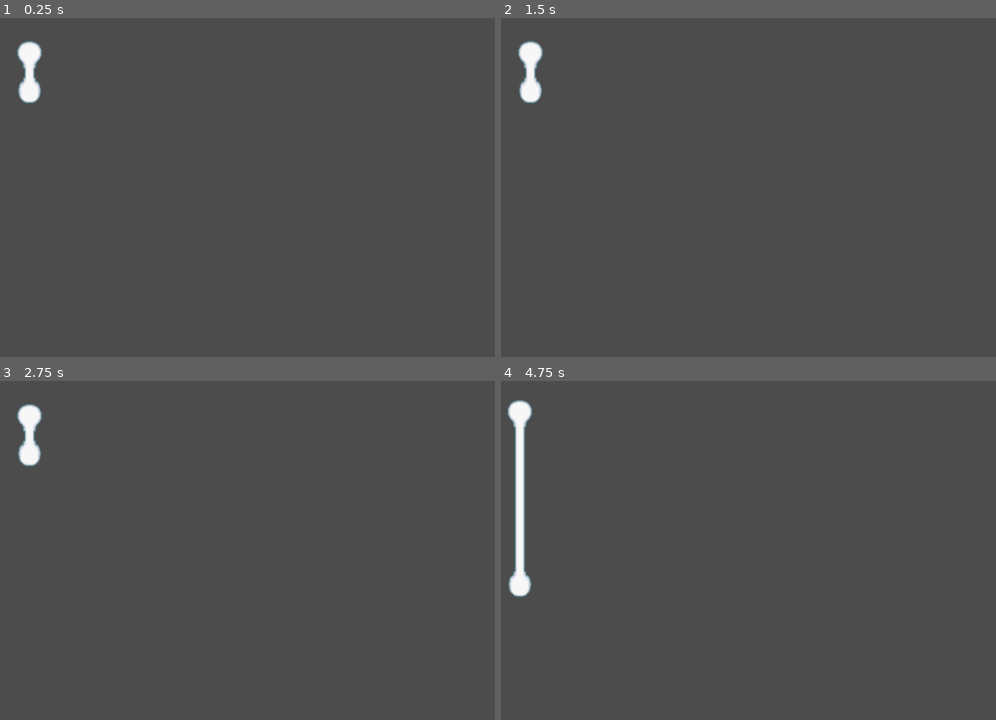
Above: before the commit, frames 1-4 (two rows, left to right).
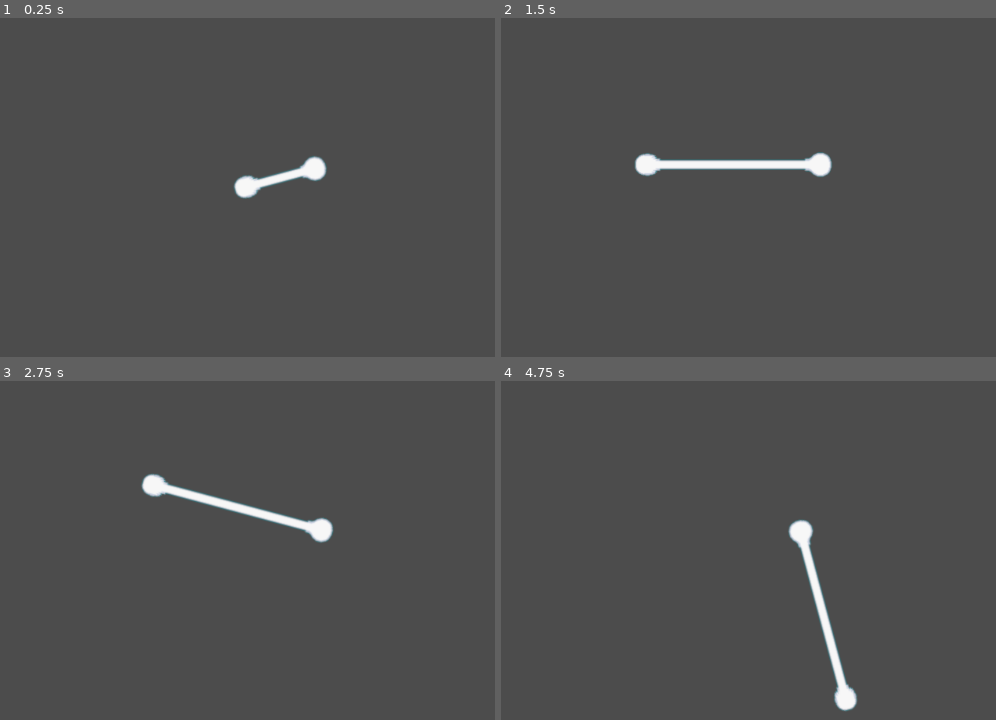
Above: after the commit, the same moments.

Repository: carsonburr/CM146Project
Game: Godot game, scene res://Laser.tscn
The game is run twice, just before and just after one commit, with the same random seed, the same clock (stepped at 60 frames per second) and the same inputs. This scene is started directly instead of the project's main scene.
Inputs (mouse positions are in pixels of both pictures, inside the frame that each line leads up to):
- Up to frame 1 (0.25 s): no input
- Up to frame 2 (1.5 s): move the mouse to (986, 228) at 0.52 s; press the mouse at (986, 228) at 0.53 s; hold D (move_right) 0.53-1.28 s; move the mouse to (654, 275) at 1.27 s; release the mouse at (654, 275) at 1.28 s; hold S (move_down) from 1.28 s (still down); click (654, 275) at 1.35 s
- Up to frame 3 (2.75 s): move the mouse to (391, 513) at 2.02 s; release S (move_down) at 2.03 s; press the mouse at (391, 513) at 2.03 s; hold D (move_right) from 2.03 s (still down)
- Up to frame 4 (4.75 s): move the mouse to (773, 709) at 2.77 s; release D (move_right) at 2.78 s; release the mouse at (773, 709) at 2.78 s; hold W (move_up) 2.78-3.53 s; click (773, 709) at 2.85 s; move the mouse to (outside the picture) at 3.52 s; press the mouse at (outside the picture) at 3.53 s; hold A (move_left) from 3.53 s (still down); move the mouse to (570, 543) at 4.27 s; release the mouse at (570, 543) at 4.28 s; click (570, 543) at 4.35 s

The runs differ from the first frame. In frame 1, 1.5% of the frame differs, in the area x 3-67%, y 6-54%; in frame 2, 2.1%; in frame 3, 2.2%; in frame 4, 3.0%, in the area x 1-72%, y 5-98%.

Commit message:
offset beam, added rotation
beam init firing = shooting, beam held = final beam = last frame of shooting

Diff:
--- a/Laser.gd
+++ b/Laser.gd
@@ -4,19 +4,28 @@
 
 # extends Area2D
 
+# inherited Sprite and velocity unused
 # var velocity = Vector2()
+
+var screensize
 
 func _ready():
 	# Called when the node is added to the scene for the first time.
 	# Initialization here
 	speed = 0
 
+	screensize = get_viewport_rect().size
 	# arbitrary position, can change later
-	# (250, 250) set in inspector
 	# boss positon: (screensize.x / 2, screensize.y / 2 - 100)
+	position.x = screensize.x / 2
+	position.y = screensize.y / 2 - 100
+
+	# speed in frames per second
+	$AnimatedSprite.frames.set_animation_speed("shooting", 10)
+	#print($AnimatedSprite.frames.get_animation_speed("shooting"))
 
 func start(_position, _direction):
-	position = _position
+	# position = _position
 	rotation = _direction.angle()
 	$Lifetime.wait_time = lifetime
 	velocity = _direction * speed
@@ -24,6 +33,12 @@
 func _process(delta):
 	# position += velocity * delta
 	$AnimatedSprite.play()
+	# PI / 6 = 30 deg / 6 = 5 deg
+	rotation = rotation + PI / 36
+
+	if $AnimatedSprite.animation == "shooting" and $AnimatedSprite.frame == 5:
+		$AnimatedSprite.stop()
+		# $AnimatedSprite.animation = "final beam"
 
 func explode():
 	queue_free()
--- a/Laser.tscn
+++ b/Laser.tscn
@@ -2,23 +2,28 @@
 
 [ext_resource path="res://Bullet.tscn" type="PackedScene" id=1]
 [ext_resource path="res://Laser.gd" type="Script" id=2]
-[ext_resource path="res://images/laser-56x258-sprite-png/tile000.png" type="Texture" id=3]
-[ext_resource path="res://images/laser-56x258-sprite-png/tile001.png" type="Texture" id=4]
-[ext_resource path="res://images/laser-56x258-sprite-png/tile002.png" type="Texture" id=5]
-[ext_resource path="res://images/laser-56x258-sprite-png/tile003.png" type="Texture" id=6]
-[ext_resource path="res://images/laser-56x258-sprite-png/tile004.png" type="Texture" id=7]
-[ext_resource path="res://images/laser-56x258-sprite-png/tile005.png" type="Texture" id=8]
+[ext_resource path="res://images/laser-56x258-sprite-png/tile005.png" type="Texture" id=3]
+[ext_resource path="res://images/laser-56x258-sprite-png/tile000.png" type="Texture" id=4]
+[ext_resource path="res://images/laser-56x258-sprite-png/tile001.png" type="Texture" id=5]
+[ext_resource path="res://images/laser-56x258-sprite-png/tile002.png" type="Texture" id=6]
+[ext_resource path="res://images/laser-56x258-sprite-png/tile003.png" type="Texture" id=7]
+[ext_resource path="res://images/laser-56x258-sprite-png/tile004.png" type="Texture" id=8]
 
 [sub_resource type="CapsuleShape2D" id=1]
 
 custom_solver_bias = 0.0
-radius = 21.9019
-height = 198.722
+radius = 12.0601
+height = 222.108
 
 [sub_resource type="SpriteFrames" id=2]
 
 animations = [ {
-"frames": [ ExtResource( 3 ), ExtResource( 4 ), ExtResource( 5 ), ExtResource( 6 ), ExtResource( 7 ), ExtResource( 8 ) ],
+"frames": [ ExtResource( 3 ) ],
+"loop": true,
+"name": "final beam",
+"speed": 5.0
+}, {
+"frames": [ ExtResource( 4 ), ExtResource( 5 ), ExtResource( 6 ), ExtResource( 7 ), ExtResource( 8 ), ExtResource( 3 ) ],
 "loop": true,
 "name": "shooting",
 "speed": 5.0
@@ -26,19 +31,19 @@
 
 [node name="Laser" index="0" instance=ExtResource( 1 )]
 
-position = Vector2( 150, 150 )
 script = ExtResource( 2 )
 
 [node name="Sprite" parent="." index="0"]
 
-position = Vector2( 250, 250 )
 _sections_unfolded = [ "Animation", "Offset", "Transform" ]
 
 [node name="CollisionShape2D" parent="." index="1"]
 
+position = Vector2( -3.31711, 100.176 )
 shape = SubResource( 1 )
 
 [node name="AnimatedSprite" type="AnimatedSprite" parent="." index="3"]
 
 frames = SubResource( 2 )
 animation = "shooting"
+offset = Vector2( 0, 100 )
